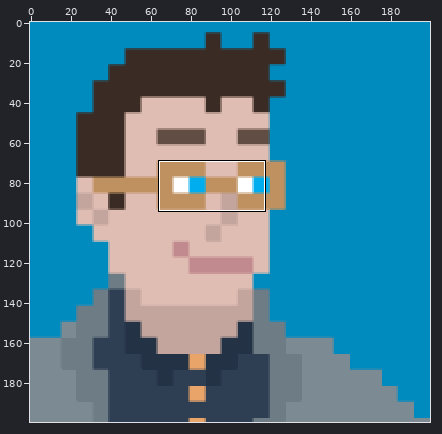
Sprite sheet: img/portrait.png. Above: a wide view before the commit, with the close-up outlined.
Close-up. Old version:
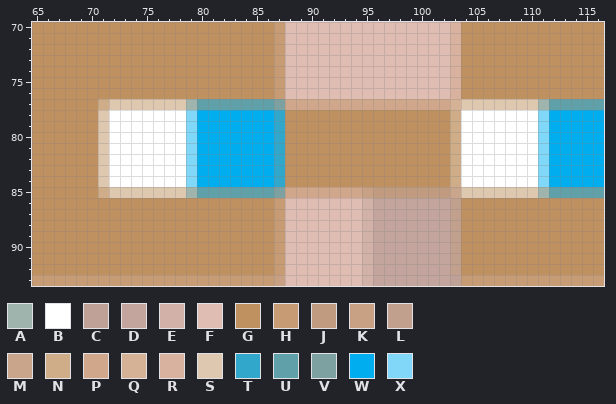
The file is 200x200 pixels. Colours within 5 levels of each other are drawn and written as one. Shown: x 65..116, y 70..93.
Palette (. is transparent): A #9fb4ac  B #ffffff  C #c0a197  D #c3a59d  E #d2b1a8  F #e0bdb3  G #bf9160  H #c79c75  J #c19b7f  K #c8a184  L #c2a08e  M #c9a68b  N #cfad88  P #d0a78a  Q #d5b295  R #d8b29e  S #dfc8b0  T #30a7cb  U #60a0a8  V #7ca1a0  W #00aeef  X #80d7f7
Now the later version:
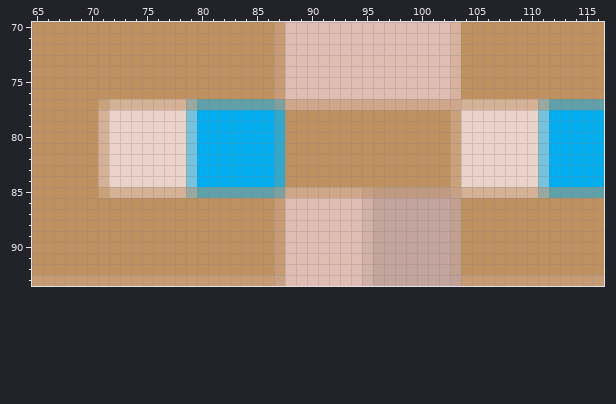
What changed:
{"colour":"A","old":"#9fb4ac","new":"#9aa99e"}
{"colour":"B","old":"#ffffff","new":"#ebd3c9"}
{"colour":"N","old":"#cfad88","new":"#caa27a"}
{"colour":"X","old":"#80d7f7","new":"#76c1dc"}
{"y":77,"x":72,"old":"SSSSSSS","new":"QQQQQQQ"}
{"y":77,"x":103,"old":"QSSSSSSS","new":"PQQQQQQQ"}
{"y":78,"x":71,"old":"S","new":"Q"}
{"y":79,"x":71,"old":"S","new":"Q"}
{"y":80,"x":71,"old":"S","new":"Q"}
{"y":81,"x":71,"old":"S","new":"Q"}
{"y":82,"x":71,"old":"S","new":"Q"}
{"y":83,"x":71,"old":"S","new":"Q"}
{"y":84,"x":71,"old":"S","new":"Q"}
{"y":85,"x":72,"old":"SSSSSSS","new":"QQQQQQQ"}
{"y":85,"x":103,"old":"MSSSSSSS","new":"KQQQQQQQ"}
{"label":"changed","picture_box":[98,99,197,198]}
{"label":"changed","picture_box":[450,99,549,198]}
